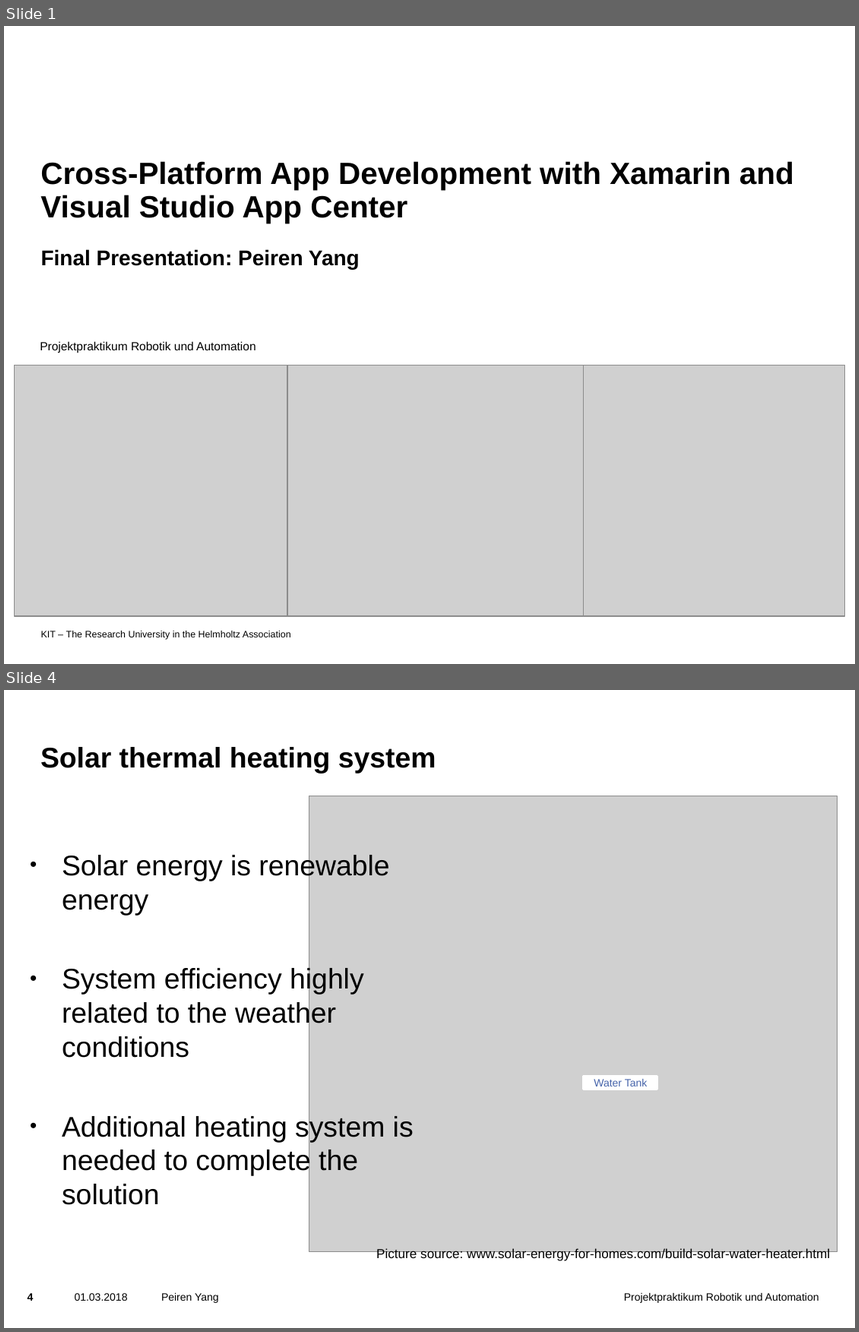
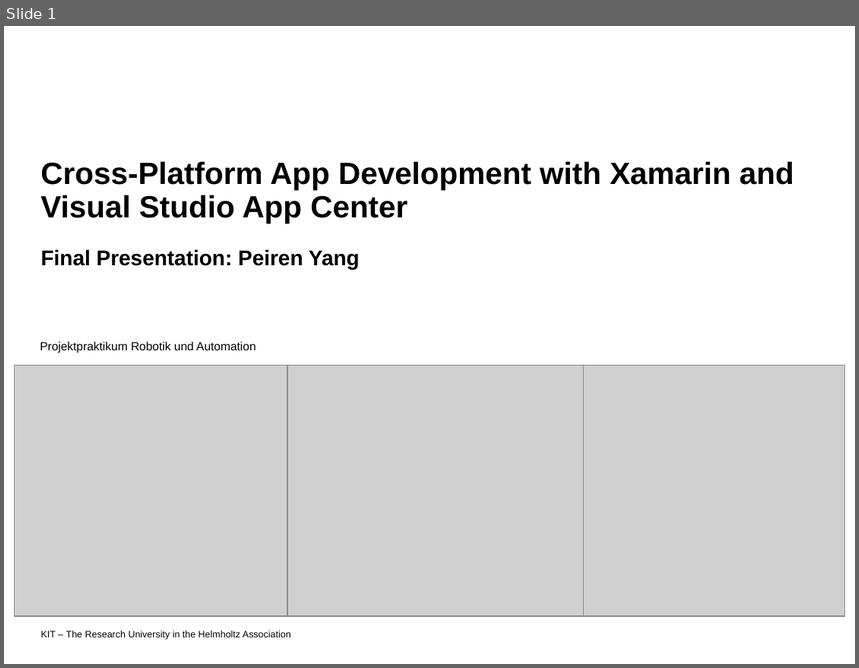
Before and after one commit to yangpeiren/SimpleCalculator, a slide deck: SimpleCalculator/doc/Cross-Platform App Development with Xamarin and Visual Studio App Center.pptx. Shown one above the other, each under a label of ours: slides 1 and 4 before the commit, slide 1 after it; the slides between them are not shown. The pictures are 859x1332 and 859x668 pixels, drawn with LibreOffice and Linux fonts; fonts in the diff are those of the drawing; grey boxes stand for pictures; background and template pictures are left out. Boxes give left, top, right and bottom in pixels: in the first picture for what was removed or moved away, otherwise in the second. Text is boxed around its words. In the diff, an @@ line names an element or a change of style, - is before the commit and + after.

```diff
--- a/SimpleCalculator/doc/Cross-Platform App Development with Xamarin and Visual Studio App Center.pptx
+++ b/SimpleCalculator/doc/Cross-Platform App Development with Xamarin and Visual Studio App Center.pptx
@@ slide 4 removed at (4,690,855,1328), background picture (left out) @@
@@ title removed at (40,747,436,773) @@
-Solar thermal heating system
@@ picture removed at (309,796,837,1252) @@
@@ text removed at (62,853,414,1205) @@
-• Solar energy is renewable energy
-• System efficiency highly related to the weather conditions
-• Additional heating system is needed to complete the solution
@@ rectangle removed at (584,1076,658,1090) @@
-Water Tank
@@ text removed at (376,1249,830,1262) @@
-Picture source: www.solar-energy-for-homes.com/build-solar-water-heater.html
@@ page number removed at (28,1293,34,1301) @@
-4
@@ text removed at (75,1293,128,1301) @@
-01.03.2018
@@ text removed at (161,1293,219,1303) @@
-Peiren Yang
@@ text removed at (624,1293,819,1303) @@
-Projektpraktikum Robotik und Automation
```
Also in this commit, not shown: 2 slides changed, 14 slides added, 13 other slides removed.
